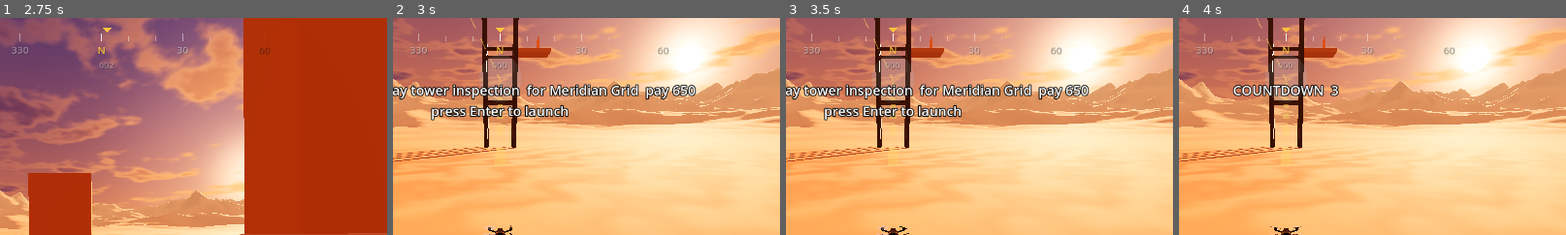
Above: before the commit, frames 1-4 (left to right).
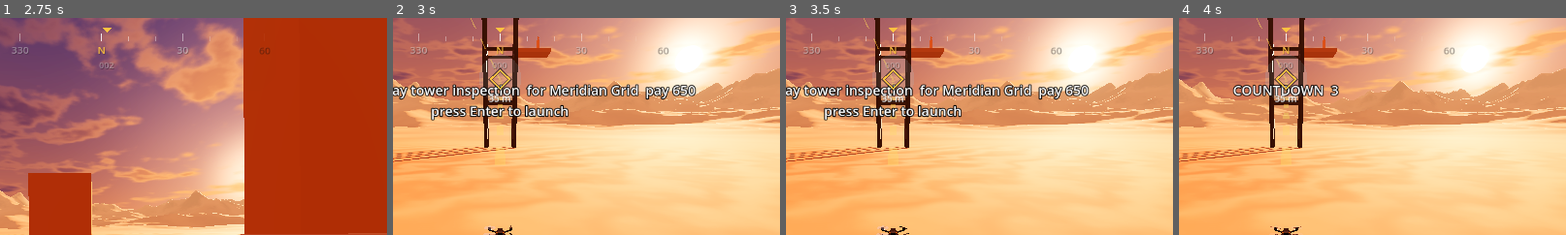
Above: after the commit, the same moments.

Repository: avdrav1/drone-sports
Game: Godot game, scene res://scenes/debug_flight.tscn
Two runs of this game, one before a commit and one after it. Both use one fixed random seed, a clock stepped at 60 frames per second and the inputs below.
Inputs (mouse positions are % of the whole screen's width and height, from its top left):
- Up to frame 1 (2.75 s): click "Expert: all assists off" at 0.5 s; tap Enter (ui_accept) at 1.25, 1.52 s; move the mouse to (72, 45) at 1.27 s; hold Right (roll_right) 1.28-2 s; hold C (cycle_camera) 1.28-2 s; click (72, 45) at 1.42 s; drag from (30, 55) to (45, 70) at 2.02 s
- Up to frame 2 (3 s): move the mouse to (60, 28) at 2.77 s; hold Right (roll_right) from 2.78 s (still down); hold L (start_inspection_job) from 2.78 s (still down); click (60, 28) at 2.92 s
- Up to frame 3 (3.5 s): keep holding Right (roll_right); keep holding L (start_inspection_job)
- Up to frame 4 (4 s): release Right (roll_right) at 3.5 s; release L (start_inspection_job) at 3.5 s; tap Enter (ui_accept) at 3.5 s; drag from (45, 70) to (20, 35) at 3.52 s
The pictures show only the part of the screen within x 36-86%, y 0-50%; the shares and areas given below are measured in that part.

Frame 1 is identical in both runs. In frame 2, 0.3% of the frame differs, in the area x 24-31%, y 22-39%; in frame 3, 0.3%; in frame 4, 0.3%.

Commit message:
Story 10.6: Target marker
Co-Authored-By: Claude Opus 5.5 <noreply@anthropic.com>

Diff:
--- a/scenes/jobs/demolition.tscn
+++ b/scenes/jobs/demolition.tscn
@@ -27,6 +27,7 @@
 [ext_resource type="Script" path="res://scripts/ui/crew_warning.gd" id="warn"]
 [ext_resource type="Script" path="res://scripts/story/bark.gd" id="88_bark"]
 [ext_resource type="Script" path="res://scripts/ui/bark_box.gd" id="89_barkbox"]
+[ext_resource type="Script" path="res://scripts/ui/target_marker.gd" id="95_target"]
 
 [sub_resource type="StandardMaterial3D" id="concrete"]
 albedo_color = Color(0.62, 0.55, 0.5, 1)
@@ -835,3 +836,15 @@
 mouse_filter = 2
 script = ExtResource("89_barkbox")
 bark = NodePath("../../Bark")
+
+[node name="TargetMarker" type="Control" parent="HUD" node_paths=PackedStringArray("route", "camera_rig")]
+layout_mode = 3
+anchors_preset = 15
+anchor_right = 1.0
+anchor_bottom = 1.0
+grow_horizontal = 2
+grow_vertical = 2
+mouse_filter = 2
+script = ExtResource("95_target")
+route = NodePath("../../Route")
+camera_rig = NodePath("../../CameraRig")
--- a/scenes/jobs/inspection.tscn
+++ b/scenes/jobs/inspection.tscn
@@ -25,6 +25,7 @@
 [ext_resource type="Script" path="res://scripts/ui/crew_warning.gd" id="23_warn"]
 [ext_resource type="Script" path="res://scripts/story/bark.gd" id="88_bark"]
 [ext_resource type="Script" path="res://scripts/ui/bark_box.gd" id="89_barkbox"]
+[ext_resource type="Script" path="res://scripts/ui/target_marker.gd" id="95_target"]
 
 [sub_resource type="StandardMaterial3D" id="steel"]
 albedo_color = Color(0.22, 0.2, 0.22, 1)
@@ -492,3 +493,15 @@
 mouse_filter = 2
 script = ExtResource("89_barkbox")
 bark = NodePath("../../Bark")
+
+[node name="TargetMarker" type="Control" parent="HUD" node_paths=PackedStringArray("route", "camera_rig")]
+layout_mode = 3
+anchors_preset = 15
+anchor_right = 1.0
+anchor_bottom = 1.0
+grow_horizontal = 2
+grow_vertical = 2
+mouse_filter = 2
+script = ExtResource("95_target")
+route = NodePath("../../Route")
+camera_rig = NodePath("../../CameraRig")
--- a/scenes/jobs/sample_delivery.tscn
+++ b/scenes/jobs/sample_delivery.tscn
@@ -23,6 +23,7 @@
 [ext_resource type="PackedScene" path="res://scenes/nav/jammer.tscn" id="87_jammer"]
 [ext_resource type="Script" path="res://scripts/story/bark.gd" id="88_bark"]
 [ext_resource type="Script" path="res://scripts/ui/bark_box.gd" id="89_barkbox"]
+[ext_resource type="Script" path="res://scripts/ui/target_marker.gd" id="95_target"]
 
 [sub_resource type="BoxShape3D" id="wall_shape"]
 size = Vector3(16, 8, 2)
@@ -249,3 +250,15 @@
 mouse_filter = 2
 script = ExtResource("89_barkbox")
 bark = NodePath("../../Bark")
+
+[node name="TargetMarker" type="Control" parent="HUD" node_paths=PackedStringArray("route", "camera_rig")]
+layout_mode = 3
+anchors_preset = 15
+anchor_right = 1.0
+anchor_bottom = 1.0
+grow_horizontal = 2
+grow_vertical = 2
+mouse_filter = 2
+script = ExtResource("95_target")
+route = NodePath("../../Route")
+camera_rig = NodePath("../../CameraRig")
--- a/scripts/ui/race_hud.gd
+++ b/scripts/ui/race_hud.gd
@@ -63,24 +63,7 @@
 	var cam := camera_rig.camera if camera_rig else get_viewport().get_camera_3d()
 	if gate == null or cam == null:
 		return {}
-	var rect := get_viewport_rect()
-	var center := rect.size * 0.5
-	var world := gate.global_position
-	var behind := cam.is_position_behind(world)
-	var p := cam.unproject_position(world)
-	if behind:
-		p = center - (p - center) # unproject mirrors points behind the camera
-	var m := margin()
-	var inner := Rect2(Vector2.ONE * m, rect.size - Vector2.ONE * m * 2.0)
-	if not behind and inner.has_point(p):
-		return {"pos": p, "on_screen": true, "angle": 0.0}
-	var dir := (p - center)
-	if dir.length_squared() < 1.0:
-		dir = Vector2.DOWN
-	# Scale the direction until it touches the inner rect.
-	var half := inner.size * 0.5
-	var k := minf(half.x / maxf(absf(dir.x), 0.001), half.y / maxf(absf(dir.y), 0.001))
-	return {"pos": center + dir * k, "on_screen": false, "angle": dir.angle()}
+	return TargetMarker.place(cam, get_viewport_rect(), gate.global_position, edge_margin)
 
 ## Edge margin, shrunk on tiny viewports so the inner rect never inverts.
 func margin() -> float:
@@ -124,16 +107,4 @@
 	var m := marker()
 	if m.is_empty():
 		return
-	var c: Vector2 = m.pos
-	if m.on_screen:
-		var r := 11.0
-		var pts := PackedVector2Array([c + Vector2(0, -r), c + Vector2(r, 0), c + Vector2(0, r), c + Vector2(-r, 0), c + Vector2(0, -r)])
-		draw_polyline(pts, ACCENT, 2.0)
-	else:
-		var a: float = m.angle
-		var tip := c + Vector2.from_angle(a) * 14.0
-		var l := c + Vector2.from_angle(a + 2.5) * 12.0
-		var rr := c + Vector2.from_angle(a - 2.5) * 12.0
-		draw_colored_polygon(PackedVector2Array([tip, l, rr]), ACCENT)
-	var dist := racer.global_position.distance_to(next_gate().global_position)
-	_text(c + Vector2(-40, 30), "%d m" % roundi(dist), 12, LINE, HORIZONTAL_ALIGNMENT_CENTER, 80)
+	TargetMarker.draw_marker(self, m, racer.global_position.distance_to(next_gate().global_position), font)
--- /dev/null
+++ b/scripts/ui/target_marker.gd
@@ -0,0 +1,86 @@
+class_name TargetMarker
+extends Control
+# Marks the route's next point on screen: a diamond over it when in view, an
+# arrow at the screen edge pointing toward it when not, with the distance.
+# Shows what the job's guidance allows and nothing without a GPS fix, like the
+# radar. Reads the route; never steers.
+
+@export var route: RouteSource
+@export var camera_rig: CameraRig
+## Distance the edge arrow keeps from the screen border, px.
+@export var edge_margin := 56.0
+
+const ACCENT := Color(1.0, 0.76, 0.25)
+const LINE := Color(1, 1, 1, 0.9)
+const SHADOW := Color(0, 0, 0, 0.45)
+
+var font: Font
+
+func _ready() -> void:
+	set_anchors_preset(PRESET_FULL_RECT)
+	mouse_filter = MOUSE_FILTER_IGNORE
+	font = get_theme_default_font()
+
+func _process(_delta: float) -> void:
+	queue_redraw()
+
+## The next point the route allows, or null for none.
+func target() -> Variant:
+	var g := route.guided() if route else PackedVector3Array()
+	return g[1] if g.size() > 1 else null
+
+## {pos, on_screen, angle, distance}, or empty when there is nothing to mark.
+func marker() -> Dictionary:
+	var t: Variant = target()
+	var cam := camera_rig.camera if camera_rig else get_viewport().get_camera_3d()
+	if t == null or cam == null:
+		return {}
+	var m := place(cam, get_viewport_rect(), t, edge_margin)
+	m.distance = route.drone.global_position.distance_to(t)
+	return m
+
+## Where to draw a marker for `world`: {pos, on_screen, angle}. Off screen it sits
+## on the inner rect `margin` px from the border, and angle points from the
+## screen centre toward the point.
+static func place(cam: Camera3D, rect: Rect2, world: Vector3, margin: float) -> Dictionary:
+	var center := rect.size * 0.5
+	var m := minf(margin, minf(rect.size.x, rect.size.y) * 0.25)
+	var behind := cam.is_position_behind(world)
+	var p := cam.unproject_position(world)
+	if behind:
+		p = center - (p - center) # unproject mirrors points behind the camera
+	var inner := Rect2(Vector2.ONE * m, rect.size - Vector2.ONE * m * 2.0)
+	if not behind and inner.has_point(p):
+		return {"pos": p, "on_screen": true, "angle": 0.0}
+	var dir := p - center
+	if dir.length_squared() < 1.0:
+		dir = Vector2.DOWN
+	# Scale the direction until it touches the inner rect.
+	var half := inner.size * 0.5
+	var k := minf(half.x / maxf(absf(dir.x), 0.001), half.y / maxf(absf(dir.y), 0.001))
+	return {"pos": center + dir * k, "on_screen": false, "angle": dir.angle()}
+
+## Draws a placed marker and its distance label onto `ci`.
+static func draw_marker(ci: CanvasItem, m: Dictionary, distance: float, f: Font) -> void:
+	var c: Vector2 = m.pos
+	if m.on_screen:
+		var r := 14.0
+		var pts := PackedVector2Array([c + Vector2(0, -r), c + Vector2(r, 0), c + Vector2(0, r), c + Vector2(-r, 0), c + Vector2(0, -r)])
+		ci.draw_polyline(pts, SHADOW, 5.0)
+		ci.draw_polyline(pts, ACCENT, 2.5)
+	else:
+		var a: float = m.angle
+		var tip := c + Vector2.from_angle(a) * 20.0
+		var l := c + Vector2.from_angle(a + 2.5) * 16.0
+		var rr := c + Vector2.from_angle(a - 2.5) * 16.0
+		ci.draw_colored_polygon(PackedVector2Array([tip + Vector2(1, 2), l + Vector2(1, 2), rr + Vector2(1, 2)]), SHADOW)
+		ci.draw_colored_polygon(PackedVector2Array([tip, l, rr]), ACCENT)
+	var at := c + Vector2(-40, 34)
+	var t := "%d m" % roundi(distance)
+	ci.draw_string(f, at + Vector2(1, 1), t, HORIZONTAL_ALIGNMENT_CENTER, 80, 14, SHADOW)
+	ci.draw_string(f, at, t, HORIZONTAL_ALIGNMENT_CENTER, 80, 14, LINE)
+
+func _draw() -> void:
+	var m := marker()
+	if not m.is_empty():
+		draw_marker(self, m, m.distance, font)
--- /dev/null
+++ b/tests/test_target_marker.gd
@@ -0,0 +1,65 @@
+extends RefCounted
+# Story 10.6: target marker. The route's next point is marked on screen, or by
+# an edge arrow when out of view, with the distance; nothing when guidance or
+# the GPS allows none.
+
+const Sim = preload("res://tests/sim.gd")
+
+func _delivery() -> Node:
+	var scene: Node = load("res://scenes/jobs/sample_delivery.tscn").instantiate()
+	scene.get_node("JobRunner").pays_out = false
+	Sim.add(scene)
+	(scene.get_node("Drone") as Drone).freeze = true
+	return scene
+
+func test_marks_the_next_point_ahead() -> bool:
+	var scene := _delivery()
+	await Sim.process_frames(3)
+	var tm: TargetMarker = scene.get_node("HUD/TargetMarker")
+	var pad: Vector3 = scene.get_node("DropPad/Target").global_position
+	var m := tm.marker()
+	var d: Vector3 = scene.get_node("Drone").global_position
+	var ok: bool = not m.is_empty() and m.on_screen and tm.target().is_equal_approx(pad) \
+		and is_equal_approx(m.distance, d.distance_to(pad))
+	scene.free()
+	return ok
+
+func test_edge_arrow_when_behind() -> bool:
+	var scene := _delivery()
+	var drone: Drone = scene.get_node("Drone")
+	drone.rotate_y(PI)
+	await Sim.process_frames(30)
+	var tm: TargetMarker = scene.get_node("HUD/TargetMarker")
+	var m := tm.marker()
+	var rect := tm.get_viewport_rect()
+	var ok: bool = not m.is_empty() and not m.on_screen and rect.has_point(m.pos)
+	# The arrow points down the screen: the pad is behind the camera.
+	ok = ok and Vector2.from_angle(m.angle).y > 0.5
+	scene.free()
+	return ok
+
+func test_nothing_without_fix_or_guidance() -> bool:
+	var scene := _delivery()
+	await Sim.process_frames(3)
+	var tm: TargetMarker = scene.get_node("HUD/TargetMarker")
+	var runner: JobRunner = scene.get_node("JobRunner")
+	var drone: Drone = scene.get_node("Drone")
+	var start := drone.global_position
+	drone.global_position = scene.get_node("Jammer").global_position + Vector3(0, 3, 0)
+	var jammed := tm.marker().is_empty()
+	drone.global_position = start
+	var restored := not tm.marker().is_empty()
+	runner.job = runner.job.duplicate()
+	runner.job.guidance = Job.Guidance.NONE
+	var unguided := tm.marker().is_empty()
+	scene.free()
+	return jammed and restored and unguided
+
+func test_on_every_guided_job() -> bool:
+	var ok := true
+	for f in ["sample_delivery", "inspection", "demolition"]:
+		var scene: Node = load("res://scenes/jobs/%s.tscn" % f).instantiate()
+		var tm := scene.get_node_or_null("HUD/TargetMarker") as TargetMarker
+		ok = ok and tm != null and tm.route is RouteSource and tm.camera_rig is CameraRig
+		scene.free()
+	return ok
Not shown: 1 places in scenes/jobs/sample_delivery.tscn that only renumber resources
Not shown, added: scripts/ui/target_marker.gd.uid
Not shown, added: tests/test_target_marker.gd.uid
Not shown, changed: docs/BACKLOG.md
